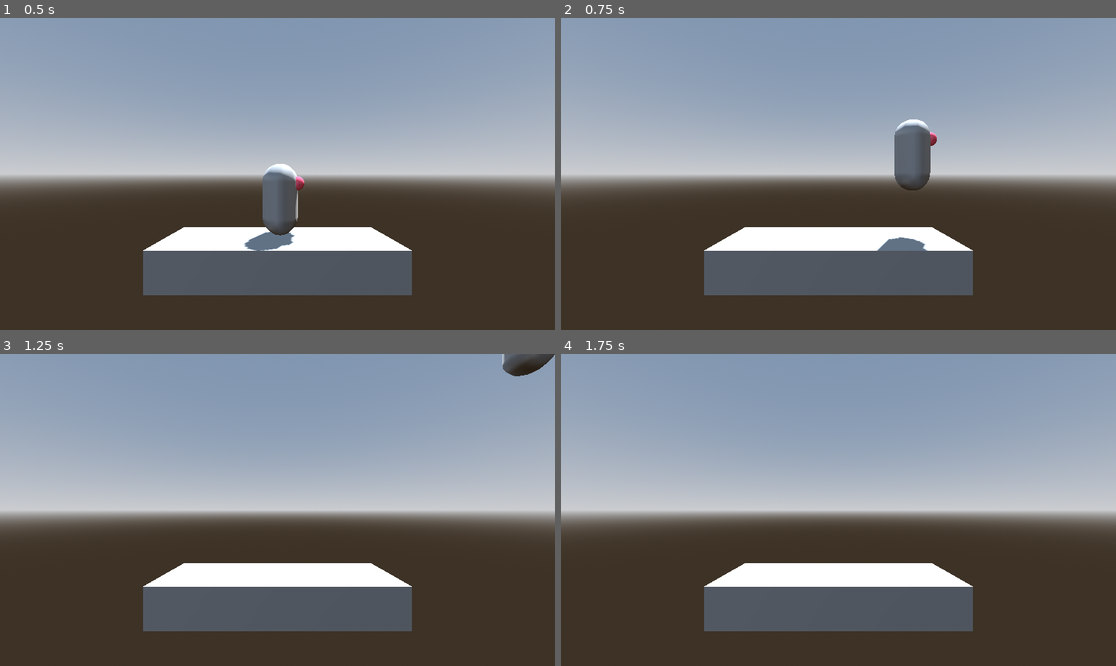
Above: before the commit, frames 1-4 (two rows, left to right).
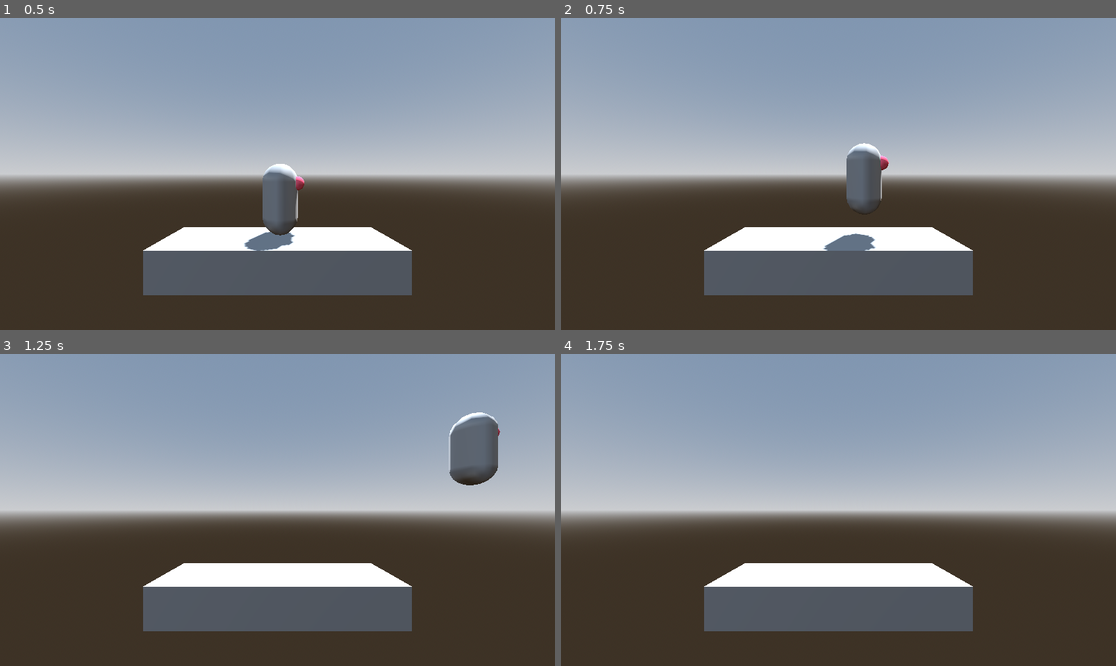
Above: after the commit, the same moments.

Repository: LiranDat/PlatformRacer
Game: Godot game, scene res://test.tscn
Two runs of this game, one before a commit and one after it. Both use one fixed random seed, a clock stepped at 60 frames per second and the inputs below.
Inputs:
- Up to frame 1 (0.5 s): no input
- Up to frame 2 (0.75 s): tap Enter at 0.5 s; hold D (P1Right) from 0.53 s (still down); tap Space (P1Jump) at 0.6 s
- Up to frame 3 (1.25 s): keep holding D (P1Right); tap Space (P1Jump) at 0.77, 1.07 s
- Up to frame 4 (1.75 s): release D (P1Right) at 1.28 s; hold S (P1Down) from 1.28 s (still down); tap Space (P1Jump) at 1.35, 1.52 s

Frame 1 is identical in both runs. In frame 2, 3.2% of the frame differs, in the area x 47-68%, y 32-75%; in frame 3, 2.3%; in frame 4, nothing differs.

Commit message:
Habe mal ein bisschen den player rumgedingst

Diff:
--- a/player.gd
+++ b/player.gd
@@ -3,14 +3,14 @@
 func _physics_process(delta: float) -> void:
 	# Handle jump.
 	if Input.is_action_just_pressed("P1Jump"):
-		velocity.y = 10.0
+		velocity.y = 5.0
 	velocity.y += get_gravity().y*delta
 	# Get the input direction and handle the movement/deceleration.
 	# As good practice, you should replace UI actions with custom gameplay actions.
 	var verticalDirection := Input.get_axis("P1Left", "P1Right")
-	velocity.x = move_toward(velocity.x,verticalDirection*10.0, 10.0)
+	velocity.x = move_toward(velocity.x,verticalDirection*10.0, 0.5)
 	var horizontalDireciton = Input.get_axis("P1Up", "P1Down")
-	velocity.z = move_toward(velocity.z,horizontalDireciton*10.0, 10.0)
+	velocity.z = move_toward(velocity.z,horizontalDireciton*10.0, 0.5)
 	#Wind in between player and body, affect by wind
 	move_and_slide()
 
